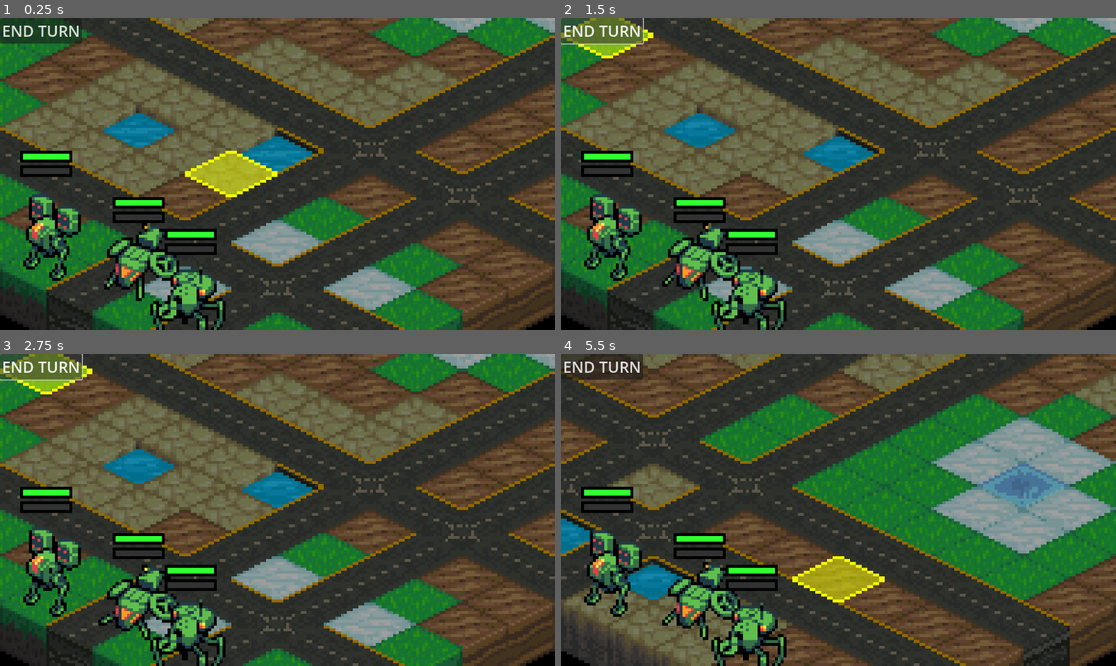
Above: before the commit, frames 1-4 (two rows, left to right).
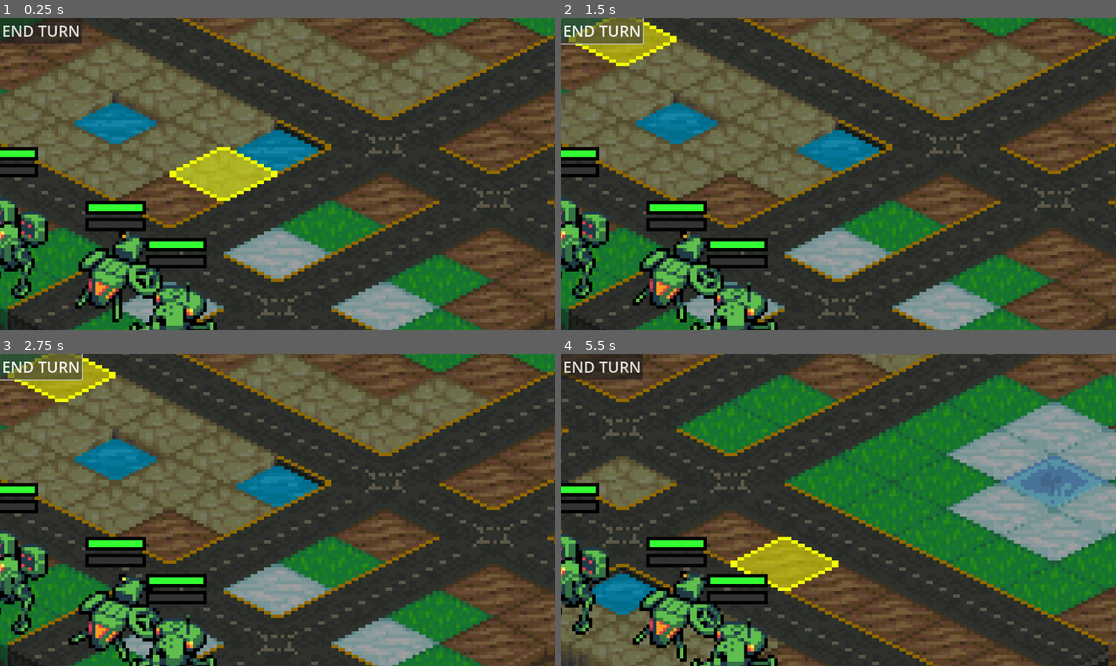
Above: after the commit, the same moments.

Repository: Tekknobot/Terrain
Game: Godot game, scene res://Scenes/Main.tscn
Same seed, same stepped clock (60 frames per second), same inputs: the game is played once before the commit and once after it.
Inputs (mouse positions are in pixels of both pictures, inside the frame that each line leads up to):
- Up to frame 1 (0.25 s): no input
- Up to frame 2 (1.5 s): click "END TURN" at 0.5 s; click "END TURN" at 1.25 s
- Up to frame 3 (2.75 s): click "END TURN" at 2 s
- Up to frame 4 (5.5 s): tap Enter at 2.75 s; move the mouse to (960, 494) at 2.77 s; click (960, 494) at 2.92 s; tap Space at 3.02, 3.77, 5.27 s; move the mouse to (727, 525) at 3.52 s; click (727, 525) at 3.67 s; move the mouse to (894, 441) at 4.27 s; click (894, 441) at 4.42 s; move the mouse to (810, 572) at 5.02 s; click (810, 572) at 5.17 s

The runs differ from the first frame. In frame 1, 48% of the frame differs, in the area x 0-100%, y 0-100%; in frame 2, 48%; in frame 3, 48%; in frame 4, 48%.
Error before the commit: Invalid access to property or key 'process_frame' on a base object of type 'null instance'. (res://Scripts/Unit.gd:77)
Error after the commit: Invalid access to property or key 'process_frame' on a base object of type 'null instance'. (res://Scripts/Unit.gd:76)

Commit message:
Bingo!

Diff:
--- a/Scripts/BattleGrid.gd
+++ b/Scripts/BattleGrid.gd
@@ -246,25 +246,17 @@
 	grid_actual_height = grid_height
 	astar.clear()
 	astar.cell_size = Vector2(1, 1)
-	astar.default_compute_heuristic = 1
 	astar.diagonal_mode = AStarGrid2D.DIAGONAL_MODE_NEVER
 	astar.size = Vector2i(grid_actual_width, grid_actual_height)
 
-	# Mark terrain walkability
 	for x in range(grid_actual_width):
 		for y in range(grid_actual_height):
 			var pos = Vector2i(x, y)
-			var tile_id = get_cell_source_id(0, pos)
-			var walkable = tile_id != water_tile_id
-			astar.set_point_solid(pos, not walkable)
-
-	# Mark all occupied tiles as solid
-	for unit in get_tree().get_nodes_in_group("Units"):
-		if is_instance_valid(unit):
-			astar.set_point_solid(unit.tile_pos, true)
+			var blocked = (not _is_tile_walkable(pos)) or is_tile_occupied(pos)
+			astar.set_point_solid(pos, blocked)
 
 	astar.update()
-	print("✅ AStar grid updated with full walkability enforcement.")
+	print("✅ AStar grid rebuilt — occupied tiles excluded.")
 
 func is_tile_occupied(tile: Vector2i) -> bool:
 	return get_unit_at_tile(tile) != null
@@ -415,7 +407,7 @@
 	camera.make_current()
 	var center_tile = Vector2(grid_width * 0.5, grid_height * 0.5)
 	camera.position = to_global(map_to_local(center_tile))
-	camera.zoom = Vector2(6, 6)
+	camera.zoom = Vector2(7, 7)
 	print("Camera centered at grid midpoint:", center_tile, "world:", camera.position)
 
 func is_within_bounds(tile: Vector2i) -> bool:
--- a/Scripts/TurnManager.gd
+++ b/Scripts/TurnManager.gd
@@ -91,88 +91,80 @@
 
 			var tilemap = get_tree().get_current_scene().get_node("TileMap")
 
-			# Check for adjacent enemies before pathfinding
 			if unit.has_method("has_adjacent_enemy") and unit.has_adjacent_enemy():
 				print("⚔️ Enemy", unit.name, "has adjacent target. Skipping movement.")
 				unit.has_moved = true
 				await _run_safe_enemy_action(unit)
 				return
 
-			# Instead of always targeting the closest enemy, try to pick the weakest enemy.
 			var target = find_weakest_enemy(unit)
 			if not target:
 				target = find_closest_enemy(unit)
 
 			var path = []
 			while target:
-				# Get a path from the unit's tile to the target's tile.
-				path = tilemap.astar.get_point_path(unit.tile_pos, target.tile_pos)
-				# Check that there is at least one valid step (beyond the starting tile)
-				# that is both walkable and not water.
+				tilemap.update_astar_grid()
+				path = await unit.compute_path(unit.tile_pos, target.tile_pos)
+
 				var has_valid_step = false
 				for i in range(1, path.size()):
 					var step = path[i]
-					if tilemap._is_tile_walkable(step) and not tilemap.is_water_tile(step):
+					if tilemap._is_tile_walkable(step) and not tilemap.is_water_tile(step) and not tilemap.is_tile_occupied(step):
 						has_valid_step = true
 						break
+
 				if has_valid_step:
 					break
 				else:
-					print("❌ Target", target.name, "is unreachable via land avoiding water")
+					print("❌ Target", target.name, "unreachable. Finding next.")
 					target = find_next_reachable_enemy(unit, [target])
 
 			if target and path.size() > 1:
-				print("🎯 Final target:", target.name)
-				print("🧭 Path to target:", path)
 				var max_steps = min(unit.movement_range, path.size() - 1)
 
-				# Instead of taking the furthest valid candidate, evaluate all candidate steps.
 				var best_score = -INF
 				var best_candidate: Vector2i = Vector2i(-1, -1)
+
 				for i in range(1, max_steps + 1):
 					var candidate: Vector2i = path[i]
 
-					# If the candidate is water, attempt a detour.
 					if tilemap.is_water_tile(candidate):
-						var detour_candidate = find_detour(candidate, tilemap)
-						# If a valid detour is found, use it.
-						if detour_candidate != candidate:
-							candidate = detour_candidate
-						else:
+						candidate = find_detour(candidate, tilemap)
+						if tilemap.is_water_tile(candidate):
 							continue
 
-					# Recalculate the path from the unit’s current position to the candidate.
+					if tilemap.is_tile_occupied(candidate):
+						continue  # ❗️ Explicit check here!
+
+					tilemap.update_astar_grid()
 					var candidate_path = await unit.compute_path(unit.tile_pos, candidate)
 					if candidate_path.is_empty():
-						continue  # Candidate is no longer reachable
-
-					# Check every cell in the candidate path (skip index 0 which is the starting cell).
+						continue
+
 					var path_clear = true
-					for j in range(1, candidate_path.size()):
-						var cell: Vector2i = Vector2i(candidate_path[j])
-						if cell == unit.tile_pos:
+					for cell in candidate_path:
+						var cell_i = Vector2i(cell)
+						if cell_i == unit.tile_pos:
 							continue
-						if tilemap.is_water_tile(cell):
+						if tilemap.is_water_tile(cell_i) or tilemap.is_tile_occupied(cell_i):
 							path_clear = false
 							break
+
 					if not path_clear:
 						continue
 
-					# Evaluate this candidate move.
 					var score = evaluate_candidate(candidate, unit, tilemap, target)
 					if score > best_score:
 						best_score = score
 						best_candidate = candidate
+
 				if best_candidate != Vector2i(-1, -1):
-					print("🚶 Planning move to:", best_candidate, "with score:", best_score)
+					print("🚶 Planning move to:", best_candidate, "score:", best_score)
 					unit.plan_move(best_candidate)
 				else:
-					print("⛔ No valid movement tile found within range for", unit.name)
-
-			# Execute the enemy's planned actions.
+					print("⛔ No valid tile within range for", unit.name)
+
 			await unit.execute_actions()
-
-			# Add a delay after the enemy turn to ensure grid/tile_pos updates propagate.
 			await get_tree().create_timer(0).timeout
 
 			unit_finished_action(unit)
--- a/Scripts/Unit.gd
+++ b/Scripts/Unit.gd
@@ -54,10 +54,9 @@
 	TurnManager.unit_finished_action(self)
 
 func compute_path(from: Vector2i, to: Vector2i) -> Array:
-	# Force a frame to pass so that _process() has updated all positions
 	await get_tree().process_frame
 	var tilemap = get_tree().get_current_scene().get_node("TileMap")
-	tilemap.update_astar_grid()
+	tilemap.update_astar_grid()  # 🔥 Crucial step!
 	return tilemap.astar.get_point_path(from, to)
 
 func _move_one(dest: Vector2i) -> void:
